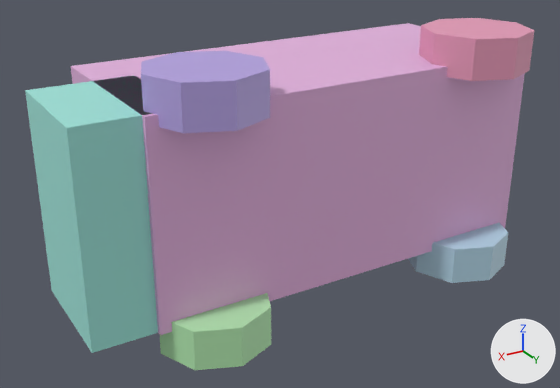
An edit to the glTF model public/studio/v2.15.0/d_ambulance/model.glb, drawn before and after from the same camera.
Before and after are seen from a 50 mm lens placed at (4.17, 6.15, 2.83), pointed at (0.4, -0.15, -0.32). Arrows for +X, +Y and +Z are at lower right; the lights stay in place. The first picture is the older version. Where no turn or scale is listed for an object, it has been applied to the vertices.

Before the edit, the objects in view are built like this:
```python
me_geometry_0 = bpy.data.meshes.new('geometry_0')
me_geometry_0.from_pydata(...)  # a box spanning x -2.1..2.1, y -1.25..0.65, z -1.0..1.0
me_geometry_0.materials.append(mat_defaultmaterial)
me_geometry_1 = bpy.data.meshes.new('geometry_1')
me_geometry_1.from_pydata(...)  # a box spanning x 1.7..2.7, y -0.6..0.6, z -1.0..1.0
me_geometry_1.materials.append(mat_defaultmaterial_001)
me_geometry_3 = bpy.data.meshes.new('geometry_3')
me_geometry_3.from_pydata(...)  # an 8-sided cylinder along z spanning x 0.95..2.05, y -0.05..1.05, z 0.9..1.3
me_geometry_3.materials.append(mat_defaultmaterial_003)
me_geometry_4 = bpy.data.meshes.new('geometry_4')
me_geometry_4.from_pydata(...)  # an 8-sided cylinder along z spanning x 0.95..2.05, y -0.05..1.05, z -1.3..-0.9
me_geometry_4.materials.append(mat_defaultmaterial_004)
me_geometry_5 = bpy.data.meshes.new('geometry_5')
me_geometry_5.from_pydata(...)  # an 8-sided cylinder along z spanning x -2.05..-0.95, y -0.05..1.05, z 0.9..1.3
me_geometry_5.materials.append(mat_defaultmaterial_005)
me_geometry_6 = bpy.data.meshes.new('geometry_6')
me_geometry_6.from_pydata(...)  # an 8-sided cylinder along z spanning x -2.05..-0.95, y -0.05..1.05, z -1.3..-0.9
me_geometry_6.materials.append(mat_defaultmaterial_006)
ob_part0 = bpy.data.objects.new('part0', me_geometry_0)
ob_part0.location = (0.0, 0.0, 0.0)
ob_part1 = bpy.data.objects.new('part1', me_geometry_1)
ob_part1.location = (0.0, 0.0, 0.0)
ob_part3 = bpy.data.objects.new('part3', me_geometry_3)
ob_part3.location = (0.0, 0.0, 0.0)
ob_part4 = bpy.data.objects.new('part4', me_geometry_4)
ob_part4.location = (0.0, 0.0, 0.0)
ob_part5 = bpy.data.objects.new('part5', me_geometry_5)
ob_part5.location = (0.0, 0.0, 0.0)
ob_part6 = bpy.data.objects.new('part6', me_geometry_6)
ob_part6.location = (0.0, 0.0, 0.0)
```
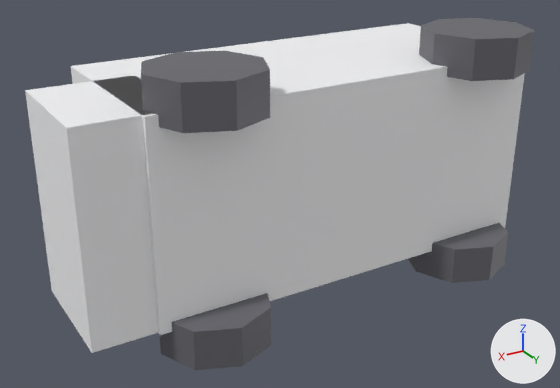
Patch to the scene script:
```diff
--- a/public/studio/v2.15.0/d_ambulance/model.glb.py
+++ b/public/studio/v2.15.0/d_ambulance/model.glb.py
@@ me_geometry_0 @@
 me_geometry_0.from_pydata(...)  # 8 vertices, 12 faces; spans x -2.1..2.1, y -1.25..0.65, z -1.0..1.0
 # used by ob_part0; location = (0.0, 0.0, 0.0)
+# me_geometry_0 part 1: 12 faces centred in x -2.1..2.1, y -1.25..0.65, z -1.0..1.0 are repainted in the vertex colours; the middle colour goes from pink #e7b4e1 to white #f9f9fb
 me_geometry_0.materials.append(mat_defaultmaterial)
@@ me_geometry_1 @@
 me_geometry_1.from_pydata(...)  # 8 vertices, 12 faces; spans x 1.7..2.7, y -0.6..0.6, z -1.0..1.0
 # used by ob_part1; location = (0.0, 0.0, 0.0)
+# me_geometry_1 part 2: 12 faces centred in x 1.7..2.7, y -0.6..0.6, z -1.0..1.0 are repainted in the vertex colours; the middle colour goes from cyan #a0e6dc to white #f9f9fb
 me_geometry_1.materials.append(mat_defaultmaterial_001)
@@ me_geometry_3 @@
 me_geometry_3.from_pydata(...)  # 18 vertices, 32 faces; spans x 0.95..2.05, y -0.05..1.05, z 0.9..1.3
 # used by ob_part3; location = (0.0, 0.0, 0.0)
+# me_geometry_3 part 3: 32 faces centred in x 1.004..1.996, y 0.004..0.996, z 0.9..1.3 are repainted in the vertex colours; the middle colour goes from purple #b6a3e3 to dark grey #65656c
 me_geometry_3.materials.append(mat_defaultmaterial_003)
@@ me_geometry_4 @@
 me_geometry_4.from_pydata(...)  # 18 vertices, 32 faces; spans x 0.95..2.05, y -0.05..1.05, z -1.3..-0.9
 # used by ob_part4; location = (0.0, 0.0, 0.0)
+# me_geometry_4 part 4: 32 faces centred in x 1.004..1.996, y 0.004..0.996, z -1.3..-0.9 are repainted in the vertex colours; the middle colour goes from green #b4e9b1 to dark grey #65656c
 me_geometry_4.materials.append(mat_defaultmaterial_004)
@@ me_geometry_5 @@
 me_geometry_5.from_pydata(...)  # 18 vertices, 32 faces; spans x -2.05..-0.95, y -0.05..1.05, z 0.9..1.3
 # used by ob_part5; location = (0.0, 0.0, 0.0)
+# me_geometry_5 part 5: 32 faces centred in x -1.996..-1.004, y 0.004..0.996, z 0.9..1.3 are repainted in the vertex colours; the middle colour goes from pink #e89bb9 to dark grey #65656c
 me_geometry_5.materials.append(mat_defaultmaterial_005)
@@ me_geometry_6 @@
 me_geometry_6.from_pydata(...)  # 18 vertices, 32 faces; spans x -2.05..-0.95, y -0.05..1.05, z -1.3..-0.9
 # used by ob_part6; location = (0.0, 0.0, 0.0)
+# me_geometry_6 part 6: 32 faces centred in x -1.996..-1.004, y 0.004..0.996, z -1.3..-0.9 are repainted in the vertex colours; the middle colour goes from blue #b4d6e7 to dark grey #65656c
 me_geometry_6.materials.append(mat_defaultmaterial_006)
```

Pixel boxes [x1, y1, x2, y2] of what changed, in the pictures (560 x 388 px):
part 1 of me_geometry_0, recoloured: [71, 23, 525, 335] in both
part 2 of me_geometry_1, recoloured (cyan to white): [25, 76, 158, 353] in both
part 3 of me_geometry_3, recoloured (purple to dark grey): [141, 51, 270, 133] in both
part 4 of me_geometry_4, recoloured (green to dark grey): [160, 293, 271, 370] in both
part 5 of me_geometry_5, recoloured (pink to dark grey): [419, 18, 534, 81] in both
part 6 of me_geometry_6, recoloured (blue to dark grey): [408, 223, 508, 283] in both
